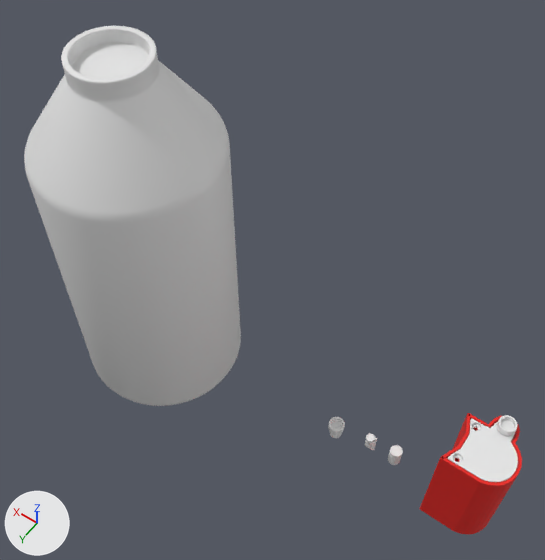
An edit to the Blender file irrigation-case/parts.blend, drawn before and after from the same camera.
Both versions are drawn from a 50 mm lens placed at (-88.0, 321.0, 429.0), pointed at (51.0, 127.0, 123.0). The axes (+X, +Y, +Z) are drawn at lower left. The lights are the same throughout.

Names of what the first picture shows: 'Cap', 'Case', 'reservoir'.
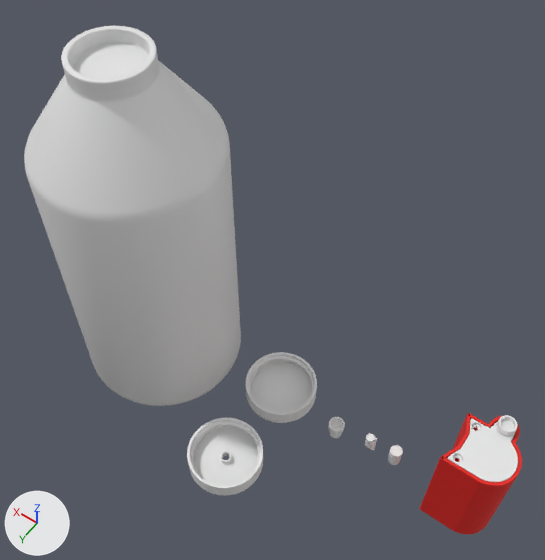
ob_hole is not drawn itself; it is used by a modifier of ob_83_400_parametric_lid_001.
ob_support is not drawn itself; it is used by a modifier of ob_83_400_parametric_lid_001.

Boxes [x1, y1, x2, y2] around the edits, measured in the pictures (545 x 560 px):
```json
{"object": "83-400-Parametric-Lid.001", "change": "added", "after": [187, 418, 263, 495]}
{"object": "83-400-Parametric-Lid", "change": "added", "after": [246, 352, 317, 423]}
```

The change, as JSON lines over the scene's bpy script:
```json
{"op": "add", "block": "me_cylinder_004", "code": ["me_cylinder_004 = bpy.data.meshes.new('Cylinder.004')", "me_cylinder_004.from_pydata(...)  # 128 vertices, 98 faces; spans x -2.4..2.4, y -2.4..2.4, z 0.0..2.69"]}
{"op": "add", "block": "me_cylinder_001", "code": ["me_cylinder_001 = bpy.data.meshes.new('Cylinder.001')", "me_cylinder_001.from_pydata(...)  # 128 vertices, 98 faces; spans x -2.31..2.31, y -2.31..2.31, z -0.24..2.0"]}
{"op": "add", "block": "me_83_400_parametric_lid_001", "code": ["me_83_400_parametric_lid_001 = bpy.data.meshes.new('83-400-Parametric-Lid.001')", "me_83_400_parametric_lid_001.from_pydata(...)  # 4837 vertices, 9730 faces; spans x -22.6..22.6, y -22.6..22.6, z -10.1..1.5"]}
{"op": "add", "block": "ob_support", "code": ["ob_support = bpy.data.objects.new('Support', me_cylinder_004)", "ob_support.parent = ob_83_400_parametric_lid_001", "ob_support.matrix_parent_inverse = Matrix(((1.0, 0.0, 0.0, -49.4), (0.0, -1.0, 0.0, 176.8), (0.0, 0.0, -1.0, -0.000173), (0.0, 0.0, 0.0, 1.0)))", "ob_support.location = (49.4, 176.8, 0.0)", "ob_support.scale = (1.75, 1.75, 1.43)", "ob_support.hide_set(True)  # its collection is switched off"]}
{"op": "add", "block": "ob_83_400_parametric_lid_001", "code": ["ob_83_400_parametric_lid_001 = bpy.data.objects.new('83-400-Parametric-Lid.001', me_83_400_parametric_lid_001)", "ob_83_400_parametric_lid_001.location = (49.4, 176.8, 0.0)", "ob_83_400_parametric_lid_001.rotation_euler = (9.425, 0.0, 0.0)  # degrees (180, 0, 0)", "_m = ob_83_400_parametric_lid_001.modifiers.new('Boolean', 'BOOLEAN')", "_m.object = ob_support", "_m.operation = 'UNION'", "_m = ob_83_400_parametric_lid_001.modifiers.new('Boolean.001', 'BOOLEAN')", "_m.object = ob_hole"]}
{"op": "add", "block": "ob_hole", "code": ["ob_hole = bpy.data.objects.new('Hole', me_cylinder_001)", "ob_hole.parent = ob_83_400_parametric_lid_001", "ob_hole.matrix_parent_inverse = Matrix(((1.0, 0.0, 0.0, -49.4), (0.0, -1.0, 0.0, 176.8), (0.0, 0.0, -1.0, -0.000173), (0.0, 0.0, 0.0, 1.0)))", "ob_hole.location = (49.4, 176.8, -1.764)", "ob_hole.scale = (1.25, 1.25, 4.64)", "ob_hole.hide_set(True)  # its collection is switched off"]}
{"op": "add", "block": "ob_83_400_parametric_lid", "code": ["ob_83_400_parametric_lid = bpy.data.objects.new('83-400-Parametric-Lid', me_83_400_parametric_lid_001.copy())", "ob_83_400_parametric_lid.location = (49.4, 118.6, 0.0)", "ob_83_400_parametric_lid.rotation_euler = (9.425, 0.0, 0.0)  # degrees (180, 0, 0)"]}
```
